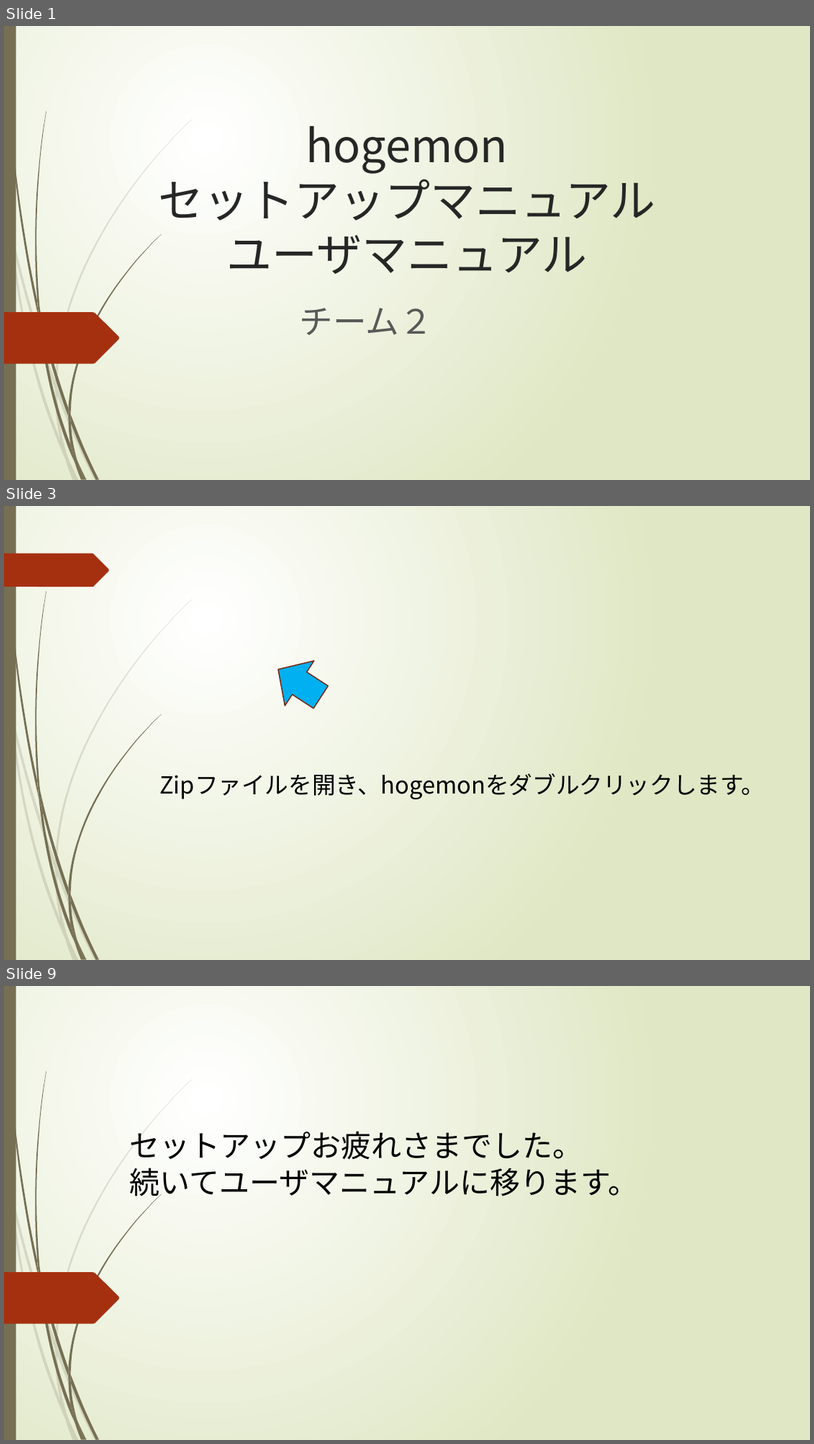
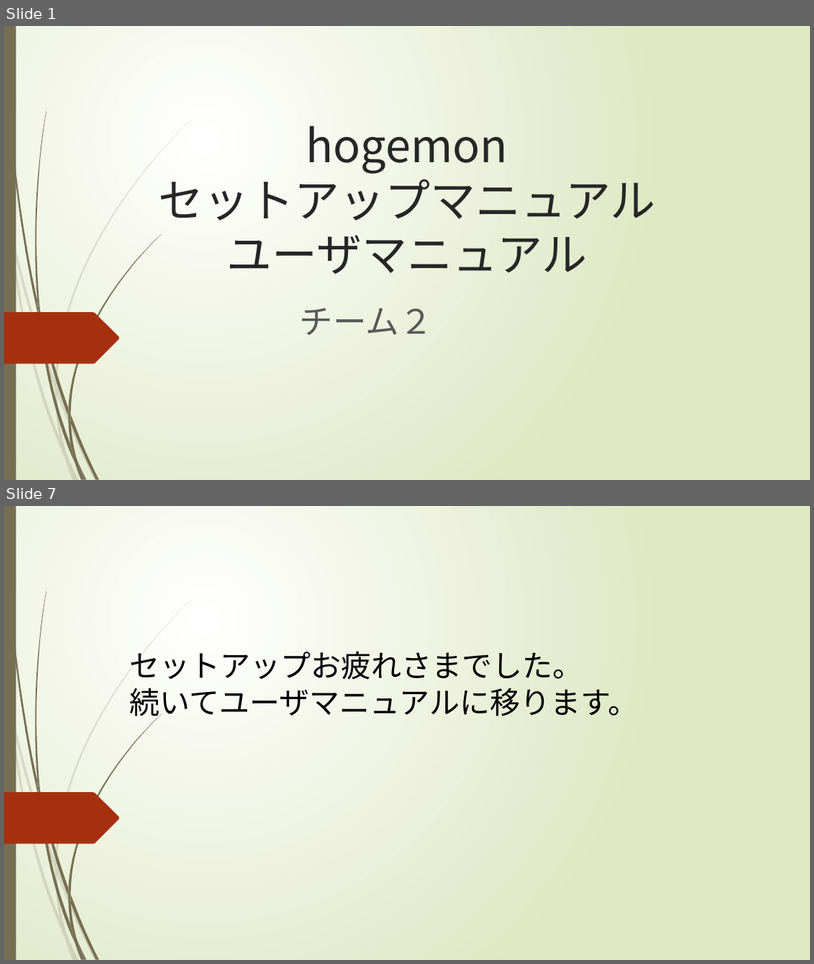
Before and after one commit to e1b20111/hogemon, a slide deck: hogemonマニュアル.pptx. Shown one above the other, each under a label of ours: slides 1, 3 and 9 before the commit, slides 1 and 7 after it; the slides between them are not shown. The pictures are 814x1444 and 814x964 pixels, drawn with LibreOffice and Linux fonts; fonts in the diff are those of the drawing; background and template pictures are left out. Boxes give left, top, right and bottom in pixels: in the first picture for what was removed or moved away, otherwise in the second. Text is boxed around its words. In the diff, an @@ line names an element or a change of style, - is before the commit and + after.

```diff
--- a/hogemonマニュアル.pptx
+++ b/hogemonマニュアル.pptx
@@ slide 3 removed at [4, 506, 810, 960], background picture (left out); not listed: 23 template elements that a slide beside it also shows @@
@@ freeform shape removed at [4, 554, 109, 587] @@
@@ right arrow removed at [264, 647, 336, 719] @@
@@ text removed at [160, 773, 765, 799] @@
-Zipファイルを開き、hogemonをダブルクリックします。
@@ what was slide 9 is now slide 7 @@
```
Also in this commit, not shown: 2 slides changed, 3 slides added, 4 other slides removed.
